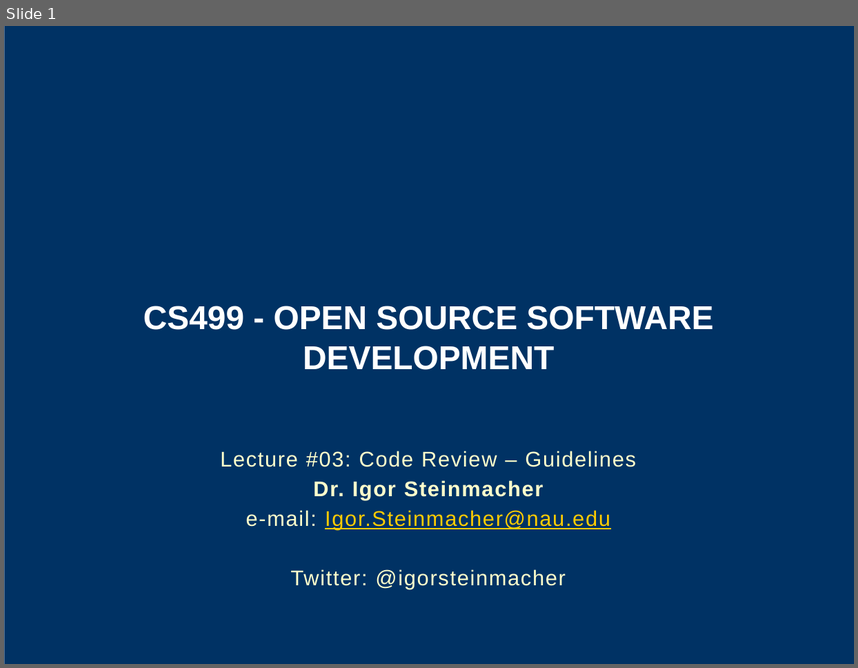
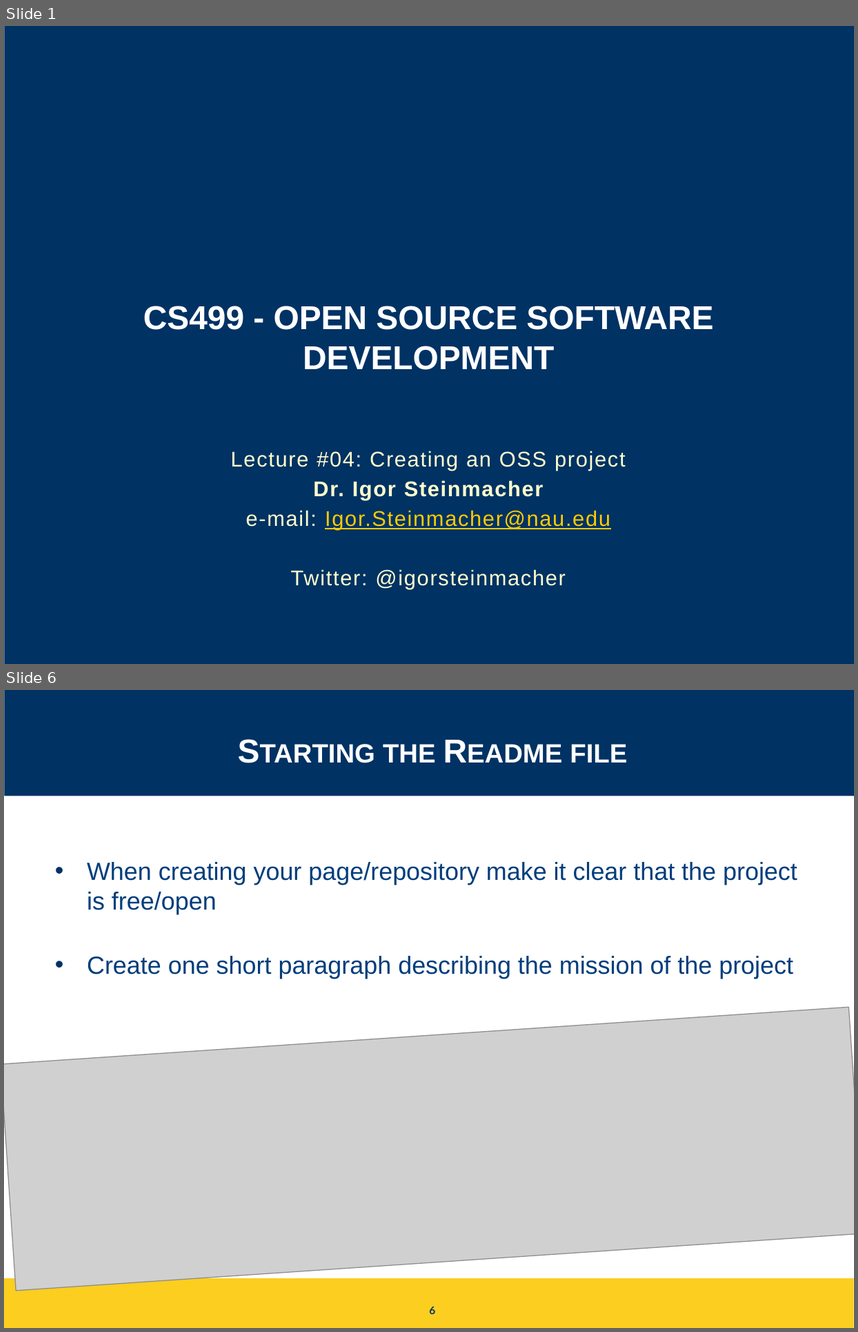
Before and after one commit to igorsteinmacher/SL-UTFPR-2021, a slide deck: notes/Lecture_05.pptx. Shown one above the other, each under a label of ours: slide 1 before the commit, slides 1 and 6 after it; the slides between them are not shown. The pictures are 858x668 and 858x1332 pixels, drawn with LibreOffice and Linux fonts; fonts in the diff are those of the drawing; grey boxes stand for pictures; background and template pictures are left out. Boxes give left, top, right and bottom in pixels: in the first picture for what was removed or moved away, otherwise in the second. Text is boxed around its words. In the diff, an @@ line names an element or a change of style, - is before the commit and + after.

Commit message:
Adding Lecture about creating an OSS proj

```diff
--- a/notes/Lecture_05.pptx
+++ b/notes/Lecture_05.pptx
@@ slide 6 added at <box>4,690,854,1328</box>, background #FFFFFF @@
@@ rectangle added at <box>4,690,854,796</box>, fill #003264 @@
@@ title added at <box>383,744,627,762</box>, 28 pt, text #FFFFFF, bold, small capitals @@
+Starting the Readme file
@@ rectangle added at <box>4,797,854,834</box>, fill #FFFFFF @@
@@ text added at <box>87,862,797,978</box>, 21 pt, text #003D7C @@
+• When creating your page/repository make it clear that the project is free/open
+• Create one short paragraph describing the mission of the project
@@ picture added at <box>4,1007,854,1290</box> @@
@@ rectangle added at <box>4,1279,854,1328</box>, fill #FBCE20 @@
@@ page number added at <box>429,1306,435,1314</box>, 9 pt, text #003264, bold @@
+6
@@ slide 1 changed as well @@
@@ subtitle at <box>231,450,625,470</box>: text changed @@
-Lecture #03: Code Review – Guidelines
+Lecture #04: Creating an OSS project
```
Also in this commit, not shown: 5 other slides changed, 15 other slides added, 4 slides removed, 1 other file.
